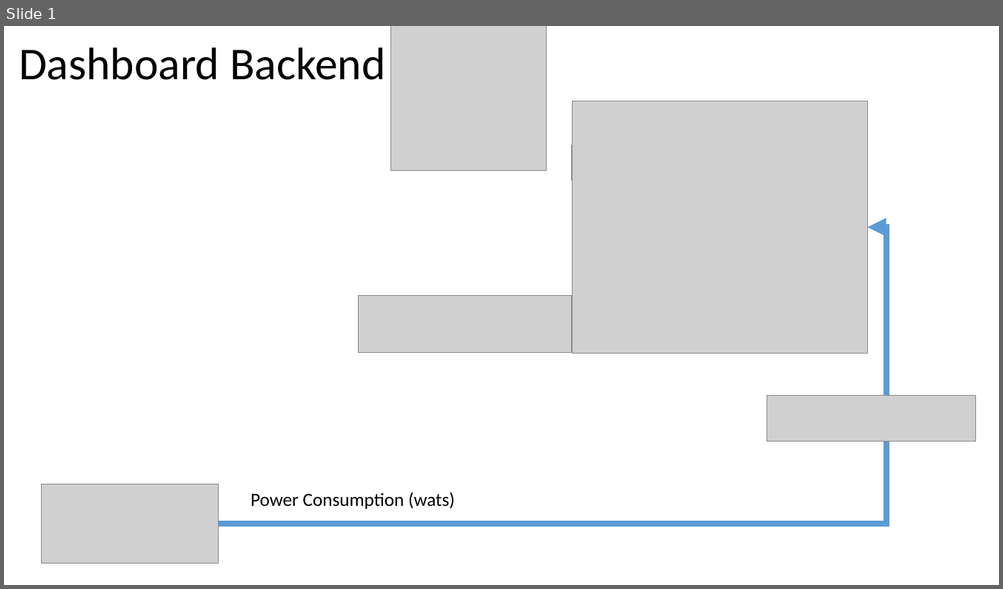
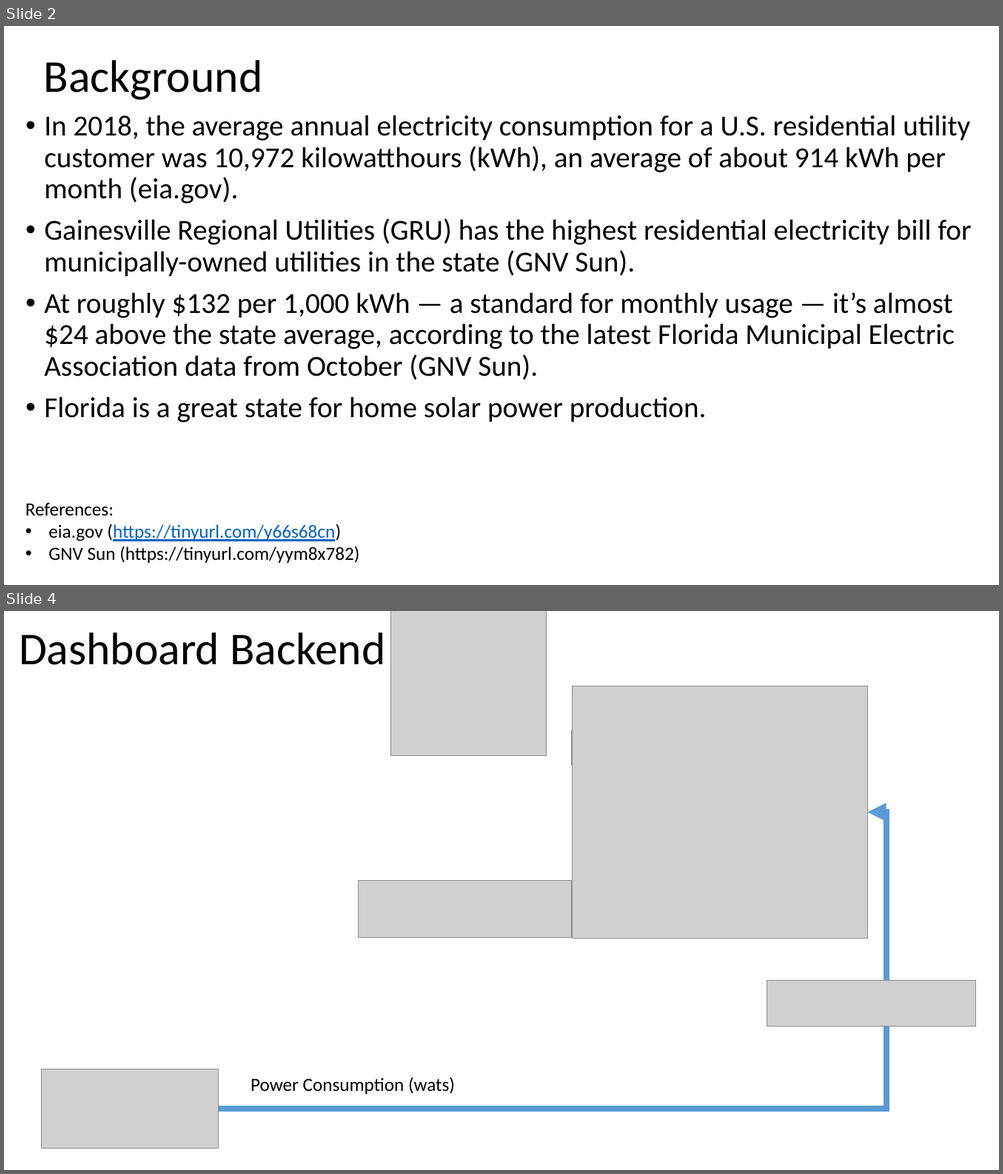
Before and after one commit to dlemas/home-energy, a slide deck: presentations/project_overview.pptx. Shown one above the other, each under a label of ours: slide 1 before the commit, slides 2 and 4 after it; the slides between them are not shown. The pictures are 1003x589 and 1003x1174 pixels, drawn with LibreOffice and Linux fonts; fonts in the diff are those of the drawing; grey boxes stand for pictures. Boxes give left, top, right and bottom in pixels: in the first picture for what was removed or moved away, otherwise in the second. Text is boxed around its words. In the diff, an @@ line names an element or a change of style, - is before the commit and + after.

```diff
--- a/presentations/project_overview.pptx
+++ b/presentations/project_overview.pptx
@@ slide 2 added at <box>4,26,999,585</box>, background #FFFFFF @@
@@ title added at <box>44,60,263,100</box>, 44 pt, text #000000 @@
+Background
@@ text added at <box>44,115,970,423</box>, 28 pt, text #000000 @@
+• In 2018, the average annual electricity consumption for a U.S. residential utility customer was 10,972 kilowatthours (kWh), an average of about 914 kWh per month (eia.gov).
+• Gainesville Regional Utilities (GRU) has the highest residential electricity bill for municipally-owned utilities in the state (GNV Sun).
+• At roughly $132 per 1,000 kWh — a standard for monthly usage — it’s almost $24 above the state average, according to the latest Florida Municipal Electric Association data from October (GNV Sun).
+• Florida is a great state for home solar power production.
@@ text added at <box>25,503,359,563</box>, 18 pt, text #000000 @@
+References:
+• eia.gov (https://tinyurl.com/y66s68cn)
+• GNV Sun (https://tinyurl.com/yym8x782)
@@ what was slide 1 is now slide 4 @@
```
Also in this commit, not shown: 2 other slides added.
